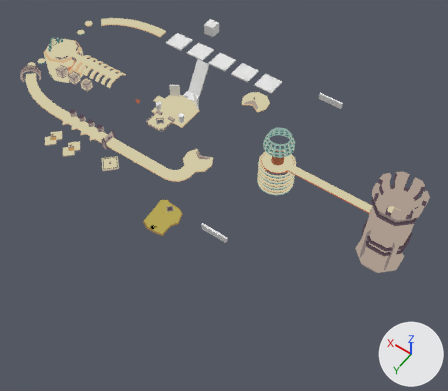
The Blender file Nodot.blend, before and after one commit.
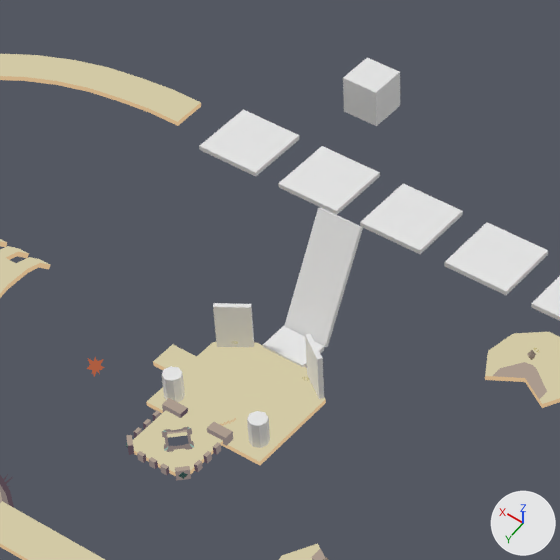
Each version appears first whole from a camera (50 mm lens) standing at (-424.0, 152.0, 798.0) and looking at (-114.0, -282.0, 116.0), and next in a close-up on the part from 25% to 58% of the width and 1% to 39% of the height. Lighting does not change. The marker at lower right points along +X, +Y and +Z.
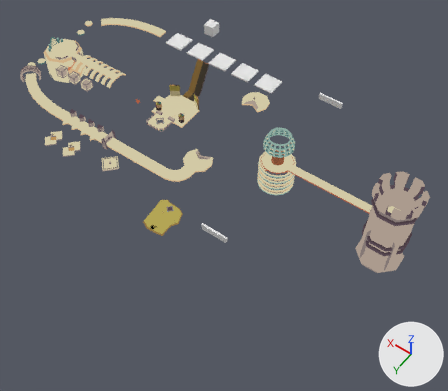
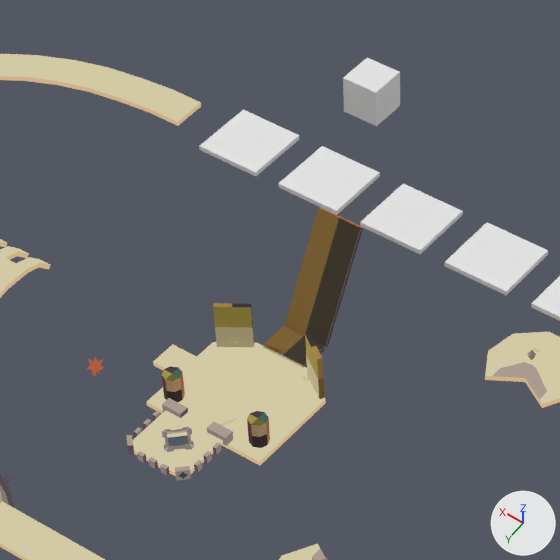
Diff of the bpy script that builds the scene:
```diff
--- a/Nodot.blend.py
+++ b/Nodot.blend.py
@@ me_cube_021 @@
 me_cube_021.from_pydata(...)  # 8 vertices, 6 faces; spans x -1.0..1.0, y -1.0..1.0, z -1.0..1.0
+me_cube_021.materials.append(mat_lostcenturypalette_diffuse)  # picture img_lost_century_4x4_png
@@ me_cube_022 @@
 me_cube_022.from_pydata(...)  # 8 vertices, 6 faces; spans x -1.0..1.0, y -1.0..1.0, z -1.0..1.0
+me_cube_022.materials.append(mat_lostcenturypalette_diffuse)  # picture img_lost_century_4x4_png
@@ me_cube_023 @@
 me_cube_023.from_pydata(...)  # 8 vertices, 6 faces; spans x -1.0..1.0, y -1.0..1.0, z -1.0..1.0
+me_cube_023.materials.append(mat_lostcenturypalette_diffuse)  # picture img_lost_century_4x4_png
@@ me_cube_024 @@
 me_cube_024.from_pydata(...)  # 8 vertices, 6 faces; spans x -1.0..1.0, y -1.0..1.0, z -1.0..1.0
+me_cube_024.materials.append(mat_lostcenturypalette_diffuse)  # picture img_lost_century_4x4_png
@@ me_cylinder_001 @@
 me_cylinder_001.from_pydata(...)  # 16 vertices, 10 faces; spans x -1.0..1.0, y -1.0..1.0, z -1.0..1.0
+me_cylinder_001.materials.append(mat_lostcenturypalette_diffuse)  # picture img_lost_century_4x4_png
@@ me_cylinder_002 @@
 me_cylinder_002.from_pydata(...)  # 16 vertices, 10 faces; spans x -1.0..1.0, y -1.0..1.0, z -1.0..1.0
+me_cylinder_002.materials.append(mat_lostcenturypalette_diffuse)  # picture img_lost_century_4x4_png
```

Pixel boxes (x1, y1, x2, y2) of what changed, in the close-ups (560 x 560 px):
'Cube.015', recoloured (grey to brown): (284, 208, 363, 347) in both
'Cube.013', recoloured (grey to yellow): (213, 303, 254, 347) in both
'Cube.016', recoloured (white to brown): (263, 326, 324, 367) in both
'Cube.014', recoloured (grey to beige): (305, 333, 324, 399) in both
'Cylinder', recoloured: (247, 411, 270, 448) in both
'Cylinder.001', recoloured (white to brown): (162, 366, 185, 402) in both
